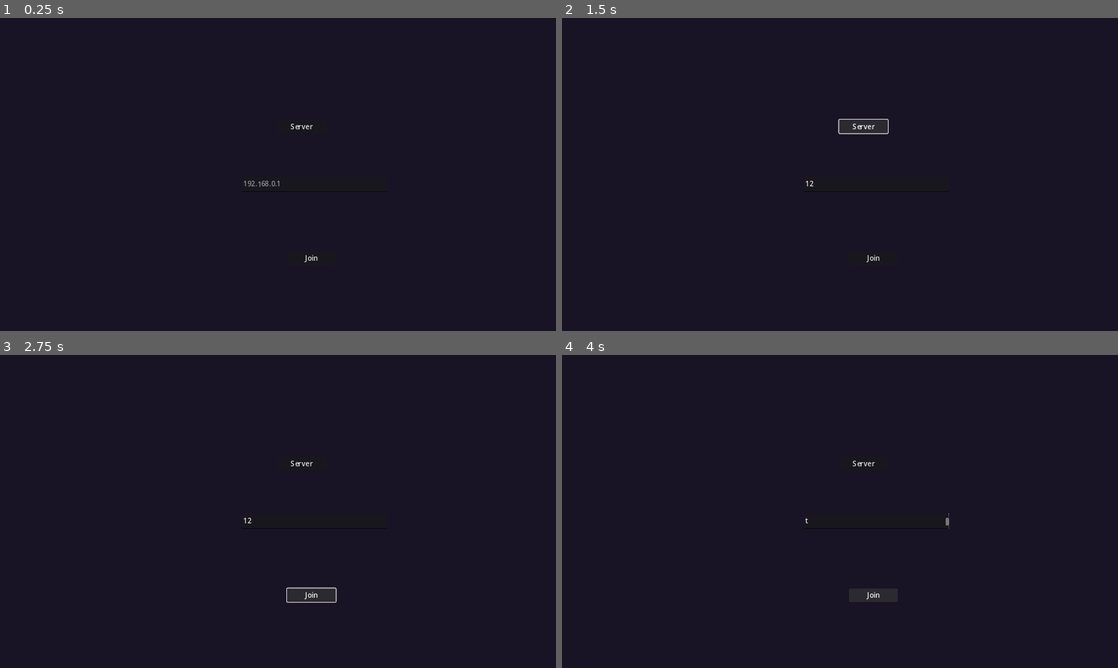
Above: before the commit, frames 1-4 (two rows, left to right).
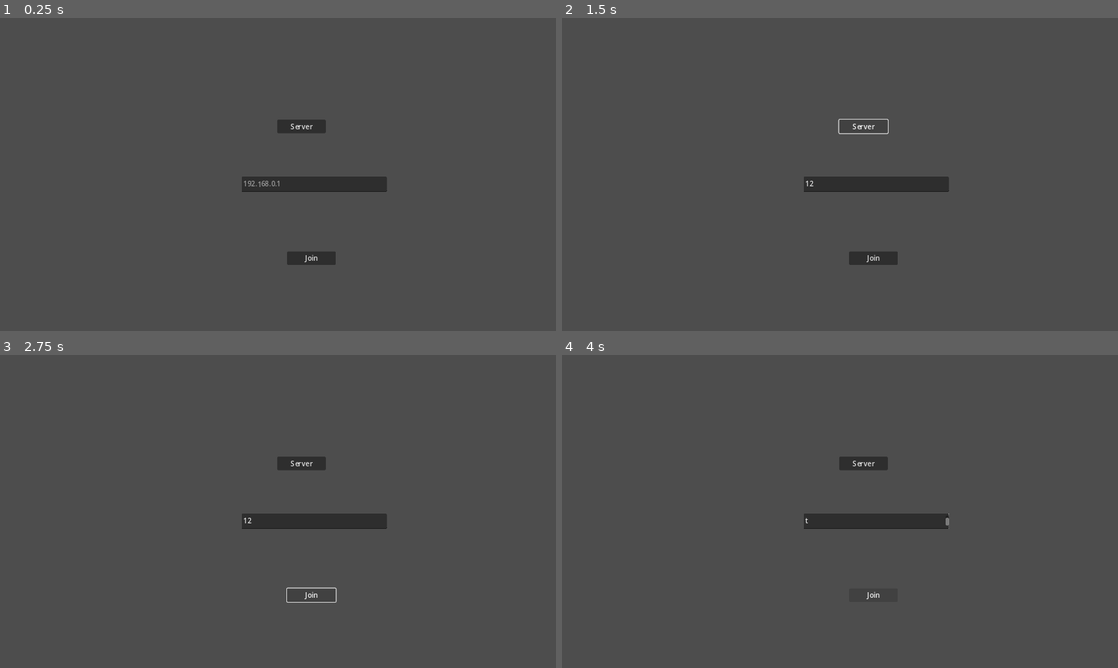
Above: after the commit, the same moments.

Repository: louchebem06/GCC-0
Game: Godot game, scene res://HUD/testos.tscn
Same seed, same stepped clock (60 frames per second), same inputs: the game is played once before the commit and once after it. This scene is started directly instead of the project's main scene.
Inputs (mouse positions are in pixels of both pictures, inside the frame that each line leads up to):
- Up to frame 1 (0.25 s): no input
- Up to frame 2 (1.5 s): click (878, 183) at 0.52 s; type "12" at 0.6 s; click "Server" at 1.25 s
- Up to frame 3 (2.75 s): click "Join" at 2 s
- Up to frame 4 (4 s): hold D (Right) from 2.78 s (still down); tap T (test) at 2.85, 3.6 s; tap Up (ui_up) at 3.02 s; tap Enter at 3.5 s; tap Space (Jump) at 3.77 s

The runs differ from the first frame. In frame 1, 98% of the frame differs, in the area x 0-100%, y 0-100%; in frame 2, 98%; in frame 3, 98%; in frame 4, 98%.
Error after the commit: Parse Error: Expected indented block after function declaration. (res://scripts/world.gd:3)

Commit message:
commit

Diff:
--- /dev/null
+++ b/scenes/torch.tscn
@@ -0,0 +1,83 @@
+[gd_scene load_steps=13 format=3 uid="uid://cuicw0qrp1mr6"]
+
+[ext_resource type="Script" path="res://scripts/torch.gd" id="1_5glt0"]
+[ext_resource type="Texture2D" uid="uid://bso8jn2daolxo" path="res://assets/player/Torch.png" id="1_vifby"]
+
+[sub_resource type="AtlasTexture" id="AtlasTexture_1mth4"]
+atlas = ExtResource("1_vifby")
+region = Rect2(0, 0, 32, 32)
+
+[sub_resource type="AtlasTexture" id="AtlasTexture_8mj8o"]
+atlas = ExtResource("1_vifby")
+region = Rect2(32, 0, 32, 32)
+
+[sub_resource type="AtlasTexture" id="AtlasTexture_c730b"]
+atlas = ExtResource("1_vifby")
+region = Rect2(64, 0, 32, 32)
+
+[sub_resource type="AtlasTexture" id="AtlasTexture_twgjh"]
+atlas = ExtResource("1_vifby")
+region = Rect2(96, 0, 32, 32)
+
+[sub_resource type="AtlasTexture" id="AtlasTexture_74dno"]
+atlas = ExtResource("1_vifby")
+region = Rect2(128, 0, 32, 32)
+
+[sub_resource type="AtlasTexture" id="AtlasTexture_u15bw"]
+atlas = ExtResource("1_vifby")
+region = Rect2(160, 0, 32, 32)
+
+[sub_resource type="AtlasTexture" id="AtlasTexture_j7tp0"]
+atlas = ExtResource("1_vifby")
+region = Rect2(192, 0, 32, 32)
+
+[sub_resource type="AtlasTexture" id="AtlasTexture_6nbq3"]
+atlas = ExtResource("1_vifby")
+region = Rect2(224, 0, 32, 32)
+
+[sub_resource type="SpriteFrames" id="SpriteFrames_h63e2"]
+animations = [{
+"frames": [{
+"duration": 1.0,
+"texture": SubResource("AtlasTexture_1mth4")
+}, {
+"duration": 1.0,
+"texture": SubResource("AtlasTexture_8mj8o")
+}, {
+"duration": 1.0,
+"texture": SubResource("AtlasTexture_c730b")
+}, {
+"duration": 1.0,
+"texture": SubResource("AtlasTexture_twgjh")
+}, {
+"duration": 1.0,
+"texture": SubResource("AtlasTexture_74dno")
+}, {
+"duration": 1.0,
+"texture": SubResource("AtlasTexture_u15bw")
+}, {
+"duration": 1.0,
+"texture": SubResource("AtlasTexture_j7tp0")
+}, {
+"duration": 1.0,
+"texture": SubResource("AtlasTexture_6nbq3")
+}],
+"loop": true,
+"name": &"burn",
+"speed": 10.0
+}]
+
+[sub_resource type="RectangleShape2D" id="RectangleShape2D_2y6g4"]
+size = Vector2(6, 13)
+
+[node name="Torch" type="Area2D"]
+script = ExtResource("1_5glt0")
+
+[node name="AnimatedSprite2D" type="AnimatedSprite2D" parent="."]
+sprite_frames = SubResource("SpriteFrames_h63e2")
+animation = &"burn"
+frame_progress = 0.824461
+
+[node name="CollisionShape2D" type="CollisionShape2D" parent="."]
+position = Vector2(0, 8.5)
+shape = SubResource("RectangleShape2D_2y6g4")
--- a/scenes/world.tscn
+++ b/scenes/world.tscn
@@ -434,7 +434,6 @@
 sources/0 = SubResource("TileSetAtlasSource_7wimg")
 
 [node name="World" type="Node2D"]
-script = ExtResource("1_4oblm")
 
 [node name="TileMap" type="TileMap" parent="."]
 tile_set = SubResource("TileSet_blf1n")
--- /dev/null
+++ b/scripts/torch.gd
@@ -0,0 +1,6 @@
+extends Area2D
+
+@onready var animated_sprite_2d = $AnimatedSprite2D
+
+func _ready():
+	animated_sprite_2d.play("burn")
--- a/scripts/world.gd
+++ b/scripts/world.gd
@@ -1,4 +1,3 @@
 extends Node2D
 
 func _ready():
-	RenderingServer.set_default_clear_color(Color(24/255.0, 20/255.0, 37/255.0))
Binary file changed: assets/player/Player Fall.png
Binary file changed: assets/player/Player Idle.png
Binary file changed: assets/player/Player Jump.png
Binary file changed: assets/player/Player Run.png
Binary file added: assets/player/Torch.png
Not shown, added: assets/player/Torch.png.import
Not shown, added: assets/player/Player Death.png.url
